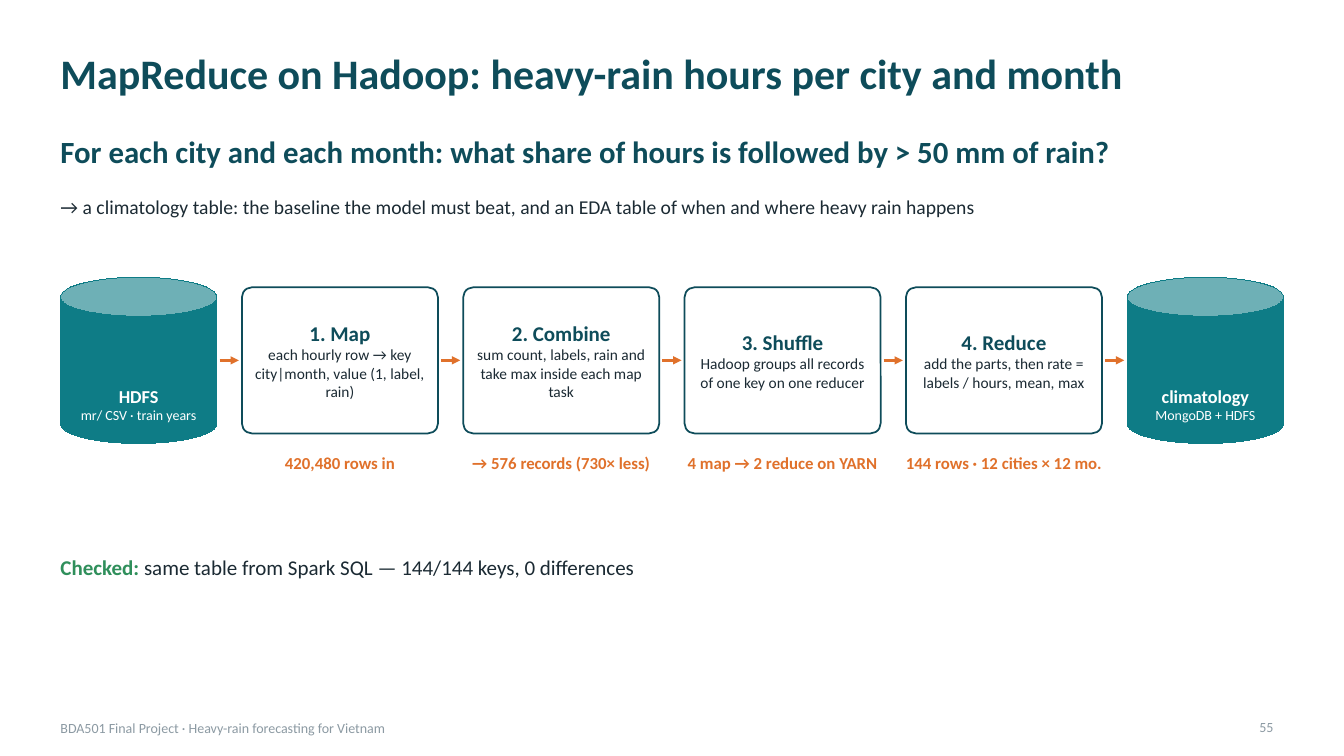
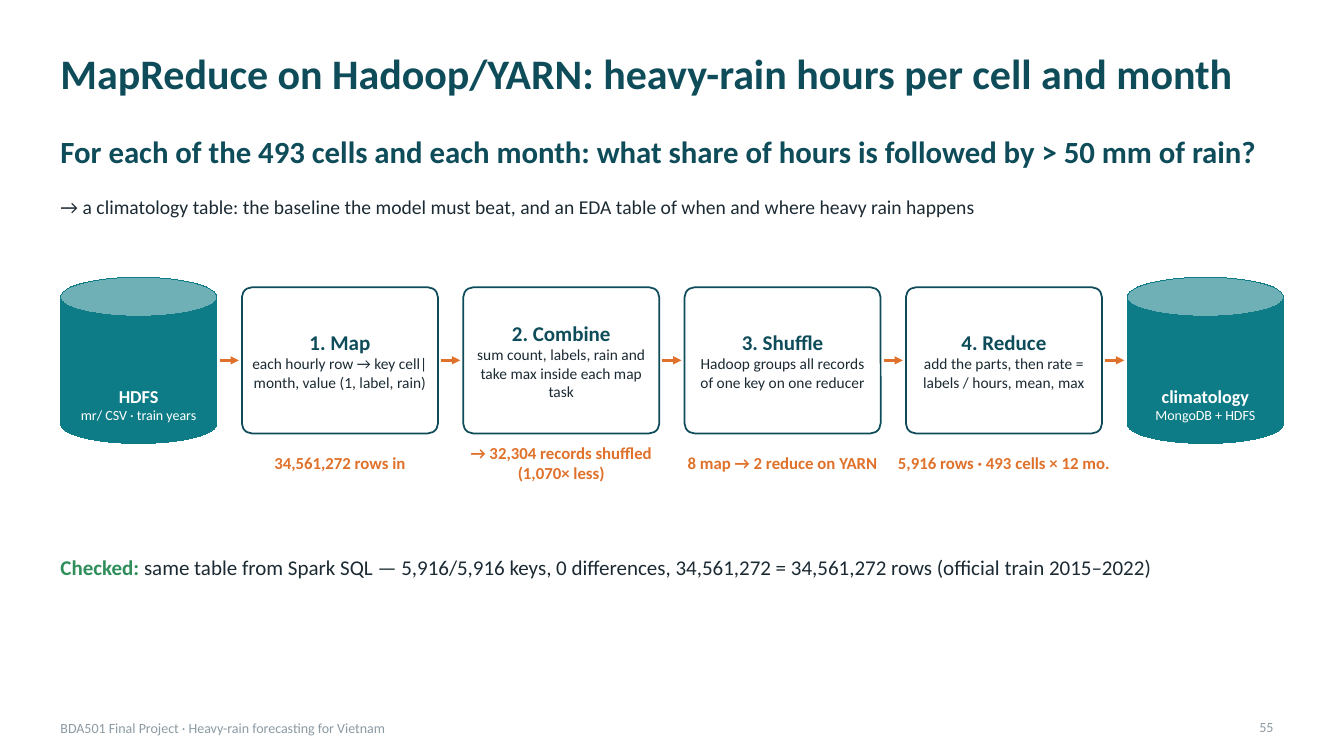
Before and after one commit to PhamLeTanThinh/BDA501_weather, a slide deck: slide 55 of deck/BDA501_Heavy_Rain_Forecast.pptx. Drawn at 1344x756 pixels with LibreOffice and Linux fonts; fonts in the diff are those of the drawing. Boxes give left, top, right and bottom in pixels: in the first picture for what was removed or moved away, otherwise in the second. Text is boxed around its words. In the diff, an @@ line names an element or a change of style, - is before the commit and + after.

```diff
--- a/deck/BDA501_Heavy_Rain_Forecast.pptx
+++ b/deck/BDA501_Heavy_Rain_Forecast.pptx
@@ title at <box>60,59,1232,96</box>: text changed @@
-MapReduce on Hadoop: heavy-rain hours per city and month
+MapReduce on Hadoop/YARN: heavy-rain hours per cell and month
@@ text at <box>60,141,1256,168</box>: text changed @@
-For each city and each month: what share of hours is followed by > 50 mm of rain?
+For each of the 493 cells and each month: what share of hours is followed by > 50 mm of rain?
@@ text at <box>252,358,427,390</box>: text changed @@
-each hourly row → key city|month, value (1, label, rain)
+each hourly row → key cell|month, value (1, label, rain)
@@ text at <box>489,447,652,482</box>: text changed @@
-→ 576 records (730× less)
+→ 32,304 records shuffled (1,070× less)
@@ text at <box>274,457,405,471</box>: text changed @@
-420,480 rows in
+34,561,272 rows in
@@ text at <box>688,457,877,472</box>: text changed @@
-4 map → 2 reduce on YARN
+8 map → 2 reduce on YARN
@@ text at <box>898,457,1109,471</box>: text changed @@
-144 rows · 12 cities × 12 mo.
+5,916 rows · 493 cells × 12 mo.
@@ text at <box>60,560,1151,579</box>: text changed @@
-Checked: same table from Spark SQL — 144/144 keys, 0 differences
+Checked: same table from Spark SQL — 5,916/5,916 keys, 0 differences, 34,561,272 = 34,561,272 rows (official train 2015–2022)
```
Also in this commit, not shown: 13 other slides changed, 38 other files.
